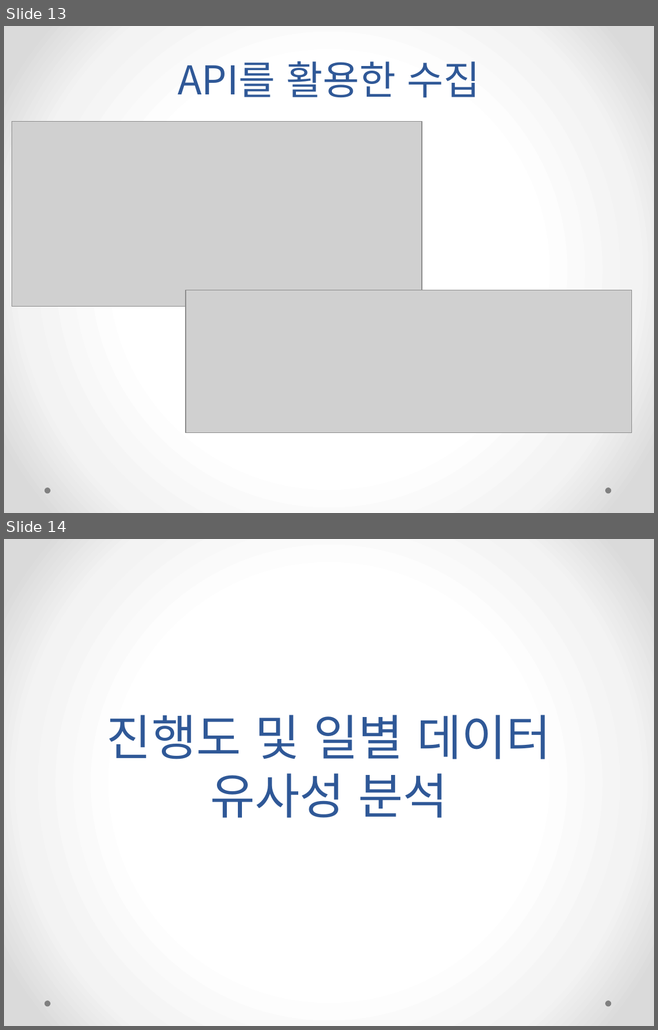
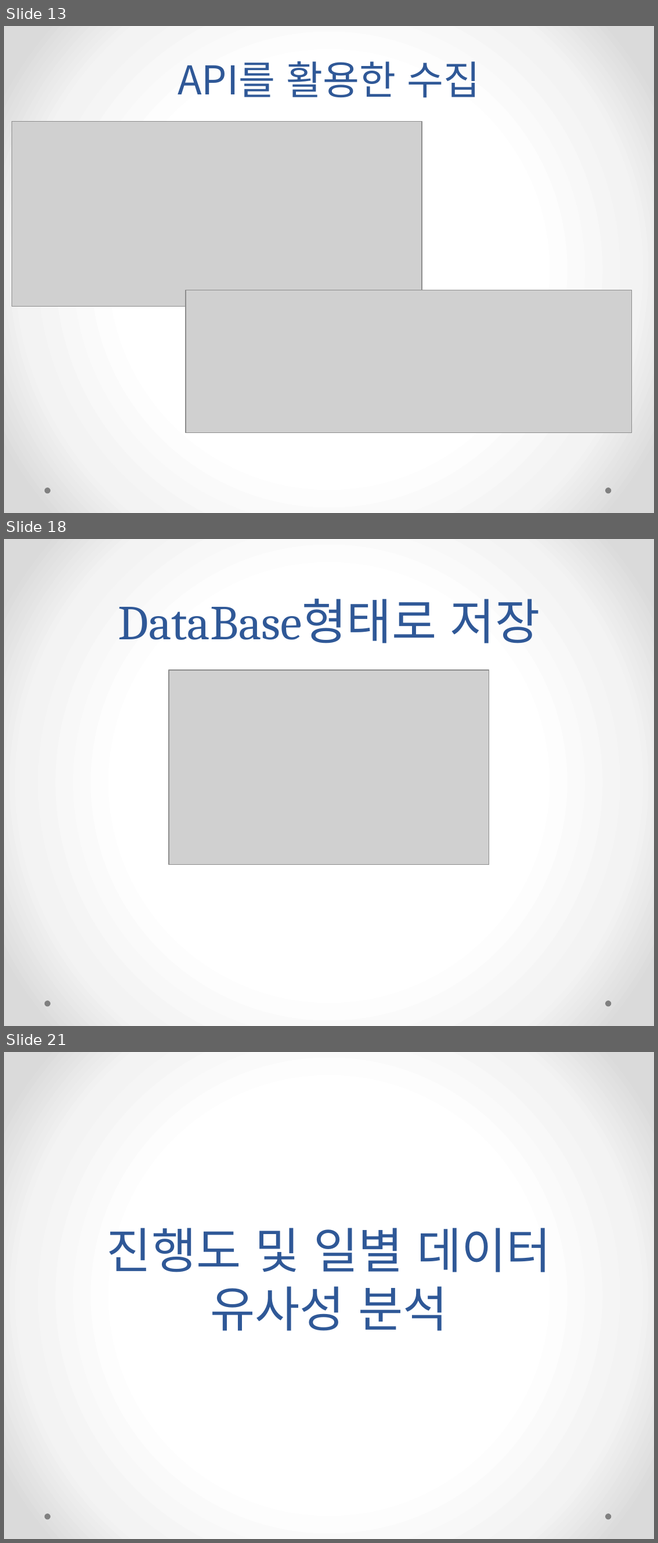
Before and after one commit to HyoDuck/Graduation_Project, a slide deck: pptx_folder/빅데이터를 활용한 주식종목 분석_5월 16일.pptx. Shown one above the other, each under a label of ours: slides 13 and 14 before the commit, slides 13, 18 and 21 after it; the slides between them are not shown. The pictures are 658x1030 and 658x1543 pixels, drawn with LibreOffice and Linux fonts; fonts in the diff are those of the drawing; grey boxes stand for pictures. Boxes give left, top, right and bottom in pixels: in the first picture for what was removed or moved away, otherwise in the second. Text is boxed around its words. In the diff, an @@ line names an element or a change of style, - is before the commit and + after.

```diff
--- a/pptx_folder/빅데이터를 활용한 주식종목 분석_5월 16일.pptx
+++ b/pptx_folder/빅데이터를 활용한 주식종목 분석_5월 16일.pptx
@@ slide 18 added at [4, 539, 654, 1026], background gradient #FFFFFF to #F4F4F4 to #DADADA; not listed: 2 template elements that a slide beside it also shows @@
@@ title added at [118, 599, 540, 643], 54 pt, text #2F5897 @@
+DataBase형태로 저장
@@ picture added at [169, 670, 489, 865] @@
@@ what was slide 14 is now slide 21 @@
```
Also in this commit, not shown: 6 other slides added.
